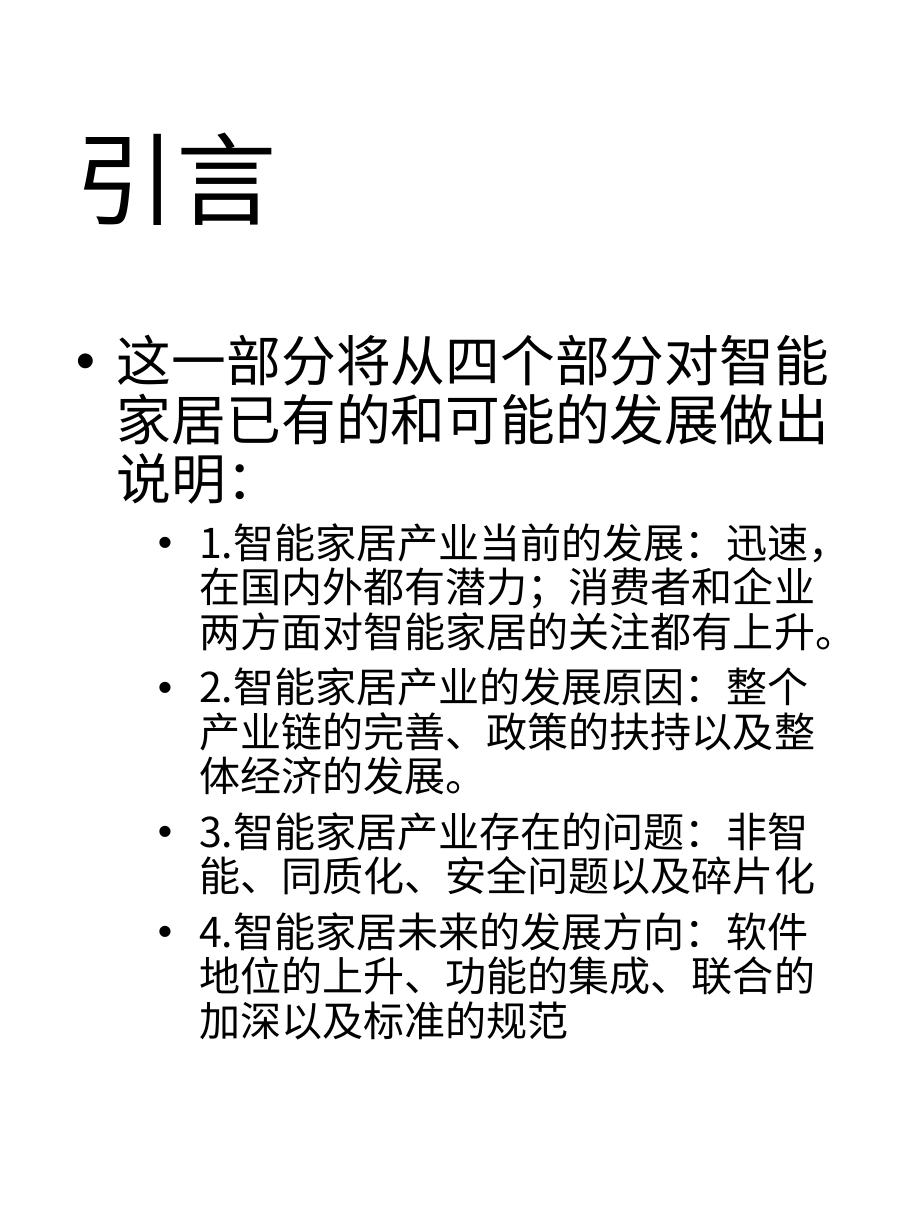
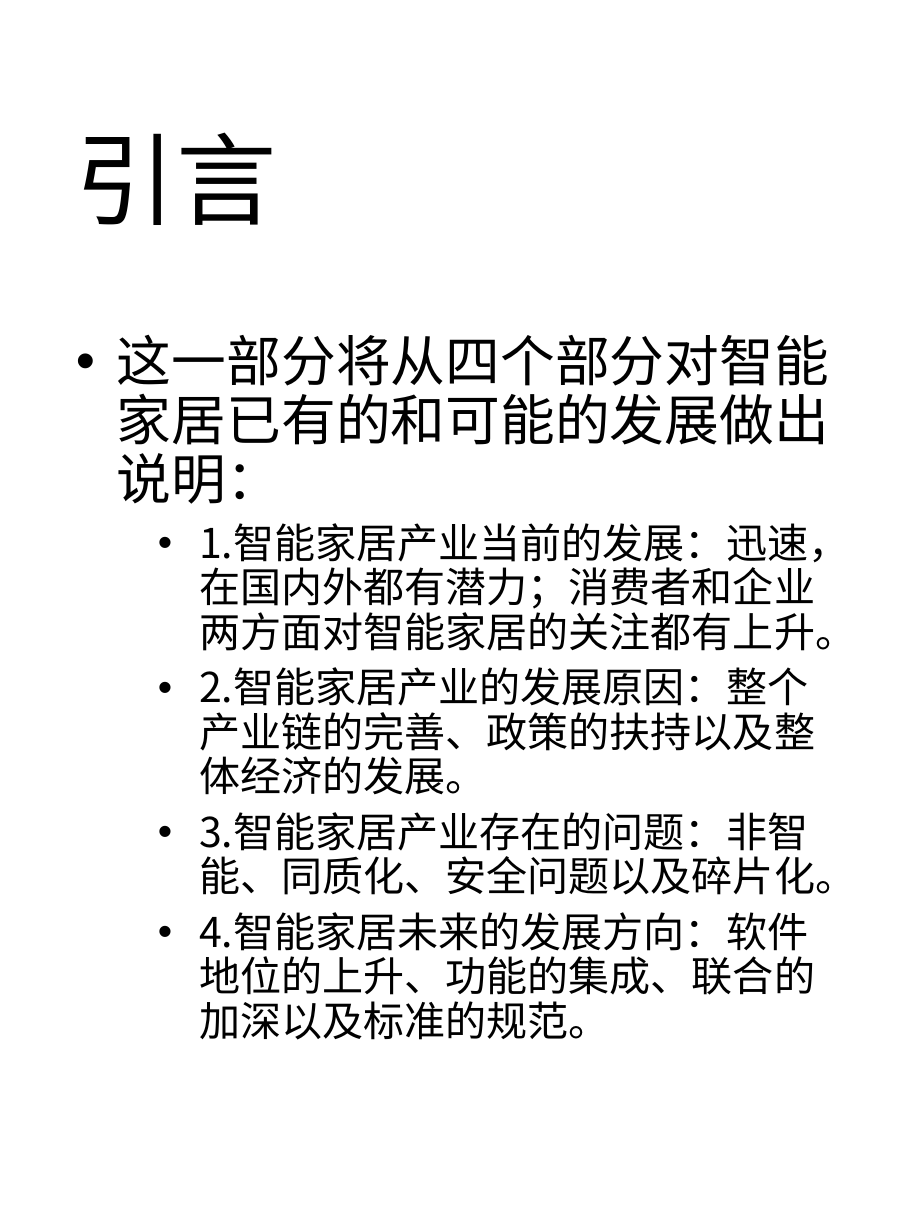
Before and after one commit to RLi43/Industry-Frontier, a slide deck: slide 3 of 市场/排版.pptx. Drawn at 924x1232 pixels with LibreOffice and Linux fonts; fonts in the diff are those of the drawing. Boxes give left, top, right and bottom in pixels: in the first picture for what was removed or moved away, otherwise in the second. Text is boxed around its words. In the diff, an @@ line names an element or a change of style, - is before the commit and + after.

Commit message:
发展情况和原因分析基本上弄完了，.md里面还有几个问题

```diff
--- a/市场/排版.pptx
+++ b/市场/排版.pptx
@@ text at bbox=[199, 812, 856, 1040]: text changed @@
-  • 3.智能家居产业存在的问题：非智能、同质化、安全问题以及碎片化
-  • 4.智能家居未来的发展方向：软件地位的上升、功能的集成、联合的加深以及标准的规范
+  • 3.智能家居产业存在的问题：非智能、同质化、安全问题以及碎片化。
+  • 4.智能家居未来的发展方向：软件地位的上升、功能的集成、联合的加深以及标准的规范。
```
Also in this commit, not shown: 2 other slides changed, 5 slides added, 1 other file.
